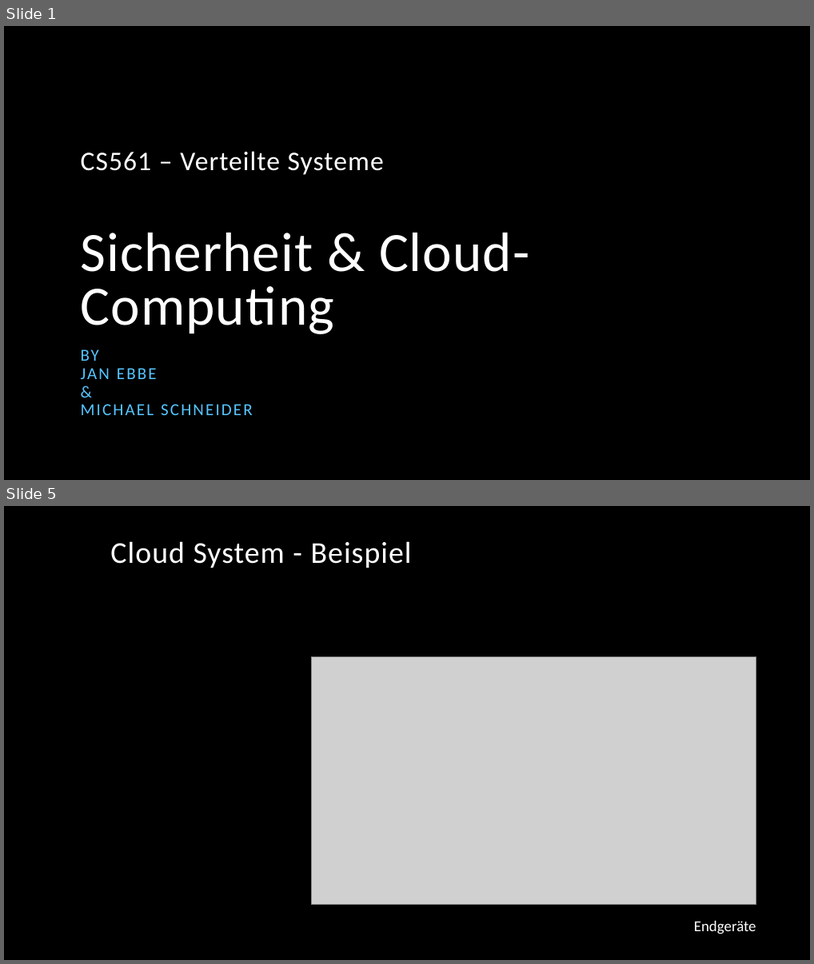
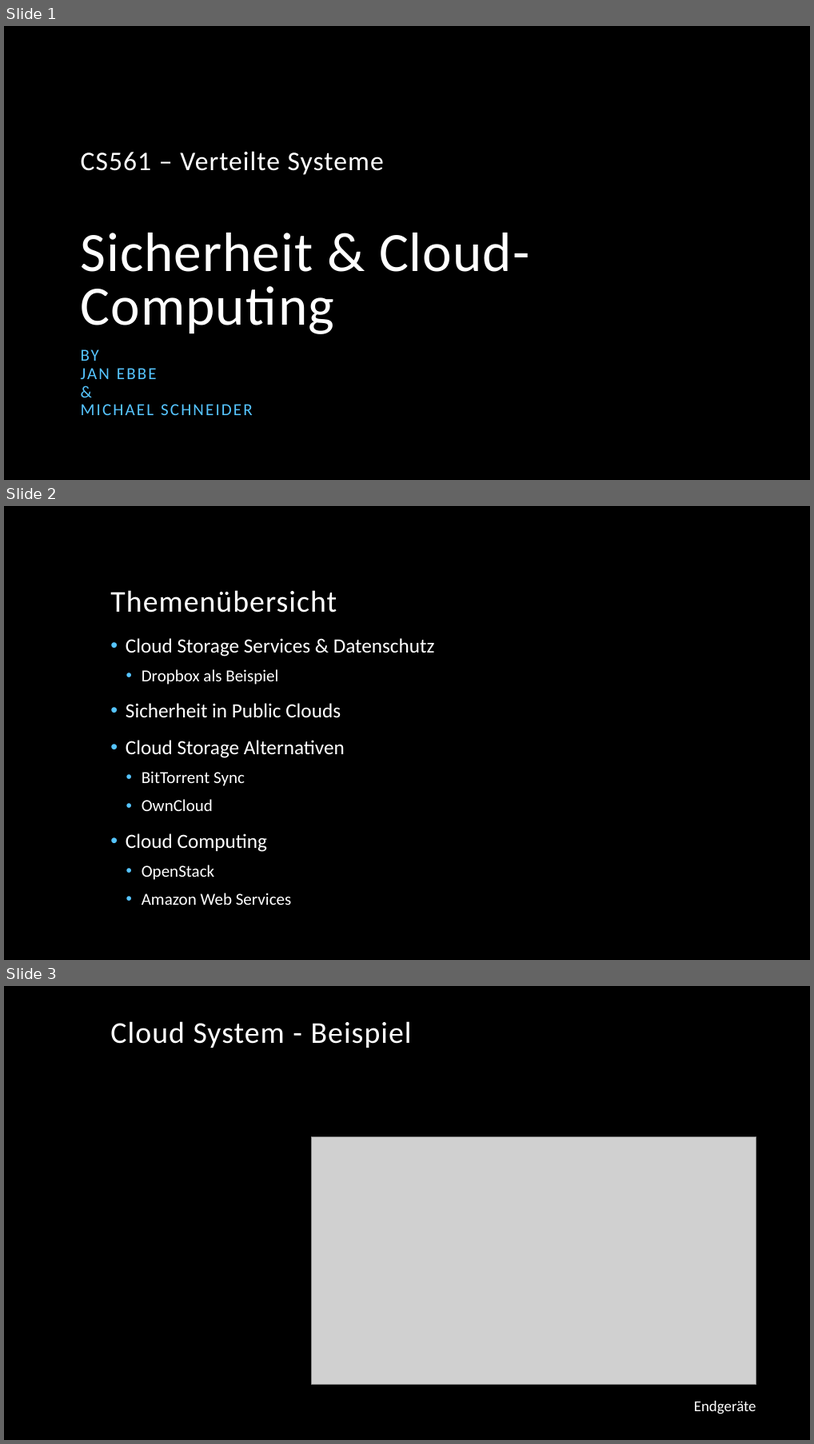
Before and after one commit to cs561/projects, a slide deck: Build your own Cloud II/Build your own Cloud.pptx. Shown one above the other, each under a label of ours: slides 1 and 5 before the commit, slides 1, 2 and 3 after it; the slides between them are not shown. The pictures are 814x964 and 814x1444 pixels, drawn with LibreOffice and Linux fonts; fonts in the diff are those of the drawing; grey boxes stand for pictures; background and template pictures are left out. Boxes give left, top, right and bottom in pixels: in the first picture for what was removed or moved away, otherwise in the second. Text is boxed around its words. In the diff, an @@ line names an element or a change of style, - is before the commit and + after.

```diff
--- a/Build your own Cloud II/Build your own Cloud.pptx
+++ b/Build your own Cloud II/Build your own Cloud.pptx
@@ slide 2 added at (4, 506, 810, 960), background picture (left out) @@
@@ title added at (110, 590, 337, 612), 36 pt, text #FFFFFF @@
+Themenübersicht
@@ text added at (126, 638, 435, 904), 24 pt, text #FFFFFF @@
+• Cloud Storage Services & Datenschutz
+  • Dropbox als Beispiel
+• Sicherheit in Public Clouds
+• Cloud Storage Alternativen
+  • BitTorrent Sync
+  • OwnCloud
+• Cloud Computing
+  • OpenStack
+  • Amazon Web Services
@@ what was slide 5 is now slide 3 @@
```
Also in this commit, not shown: 28 slides changed, 6 other slides added, 1 slide removed.
